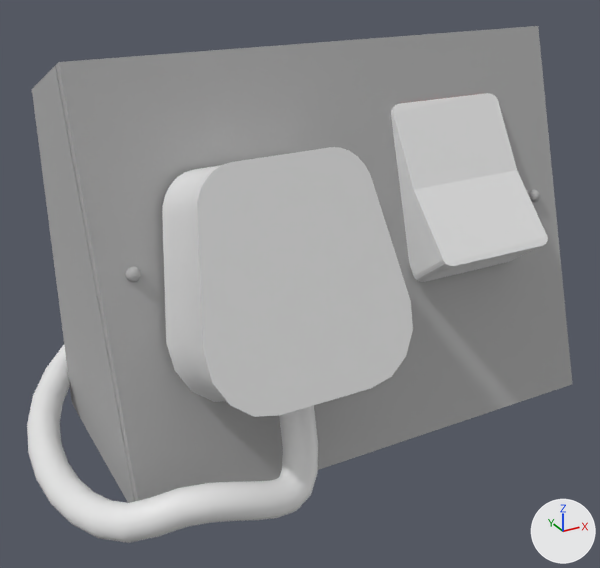
Renders of the Blender file NotForBroadcastPOC-Sourcetree/Assets/Blender Files/- Interactive/Plug and Socket.blend from each side of a commit.
Rendered twice from a 50 mm lens placed at (-0.08, -0.177, 0.0746), pointed at (0.0083, -0.0165, -0.0057). The axes (+X, +Y, +Z) are drawn at lower right. The lights are the same throughout.

In view in the first picture: 'Cable', 'Plug', 'Socket HIGH POLY', 'Switch'.
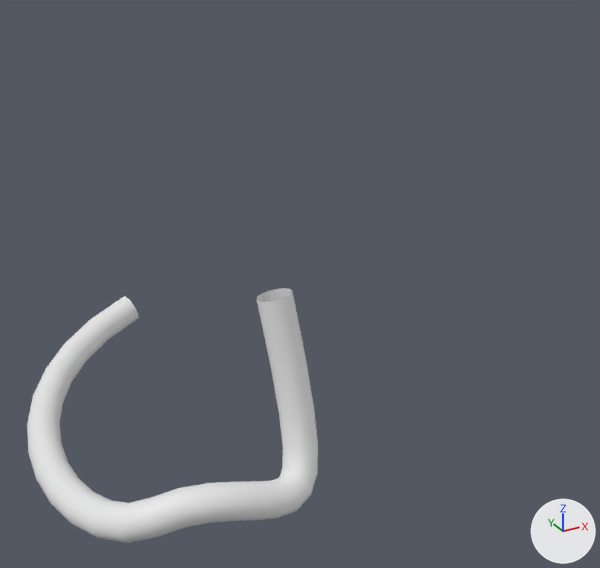
Pixel boxes [x1, y1, x2, y2] of what changed, in the pictures (600 x 568 px):
'Socket HIGH POLY', hidden
    before: [32, 26, 572, 503]
'Plug', hidden
    before: [162, 147, 413, 417]
'Switch', hidden
    before: [391, 93, 548, 282]

Patch to the scene script:
```diff
--- a/NotForBroadcastPOC-Sourcetree/Assets/Blender Files/- Interactive/Plug and Socket.blend.py
+++ b/NotForBroadcastPOC-Sourcetree/Assets/Blender Files/- Interactive/Plug and Socket.blend.py
@@ ob_socket_high_poly @@
 ob_socket_high_poly.rotation_euler = (1.242, 0.0, 0.0)  # degrees (71, 0, 0)
+ob_socket_high_poly.hide_viewport = True
@@ ob_switch @@
 ob_switch.rotation_euler = (0.617, 0.0, 0.0)  # degrees (35, 0, 0)
+ob_switch.hide_viewport = True
@@ ob_plug @@
 ob_plug.rotation_euler = (1.242, 0.0, 0.0)  # degrees (71, 0, 0)
+ob_plug.hide_viewport = True
```
